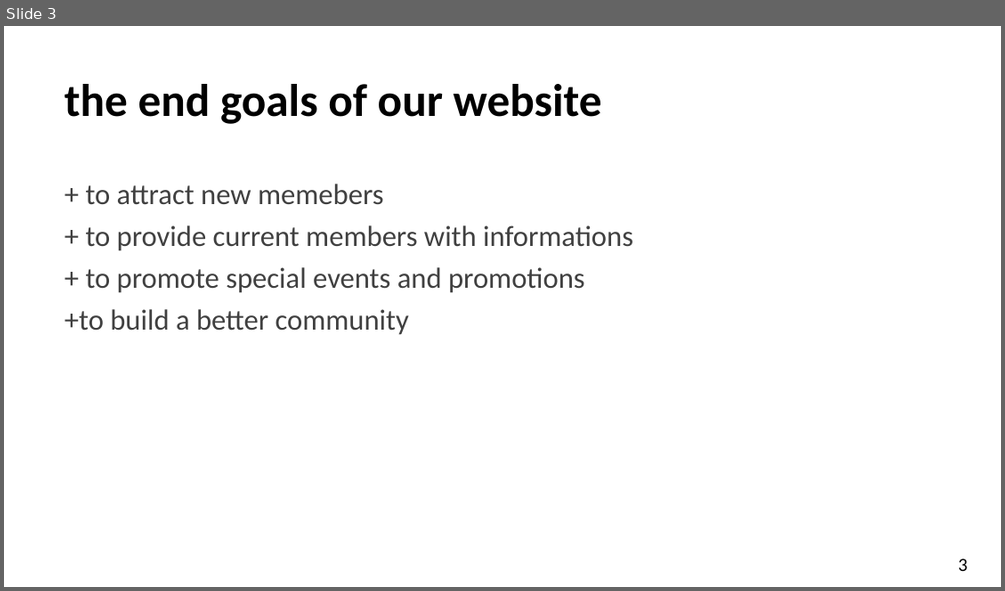
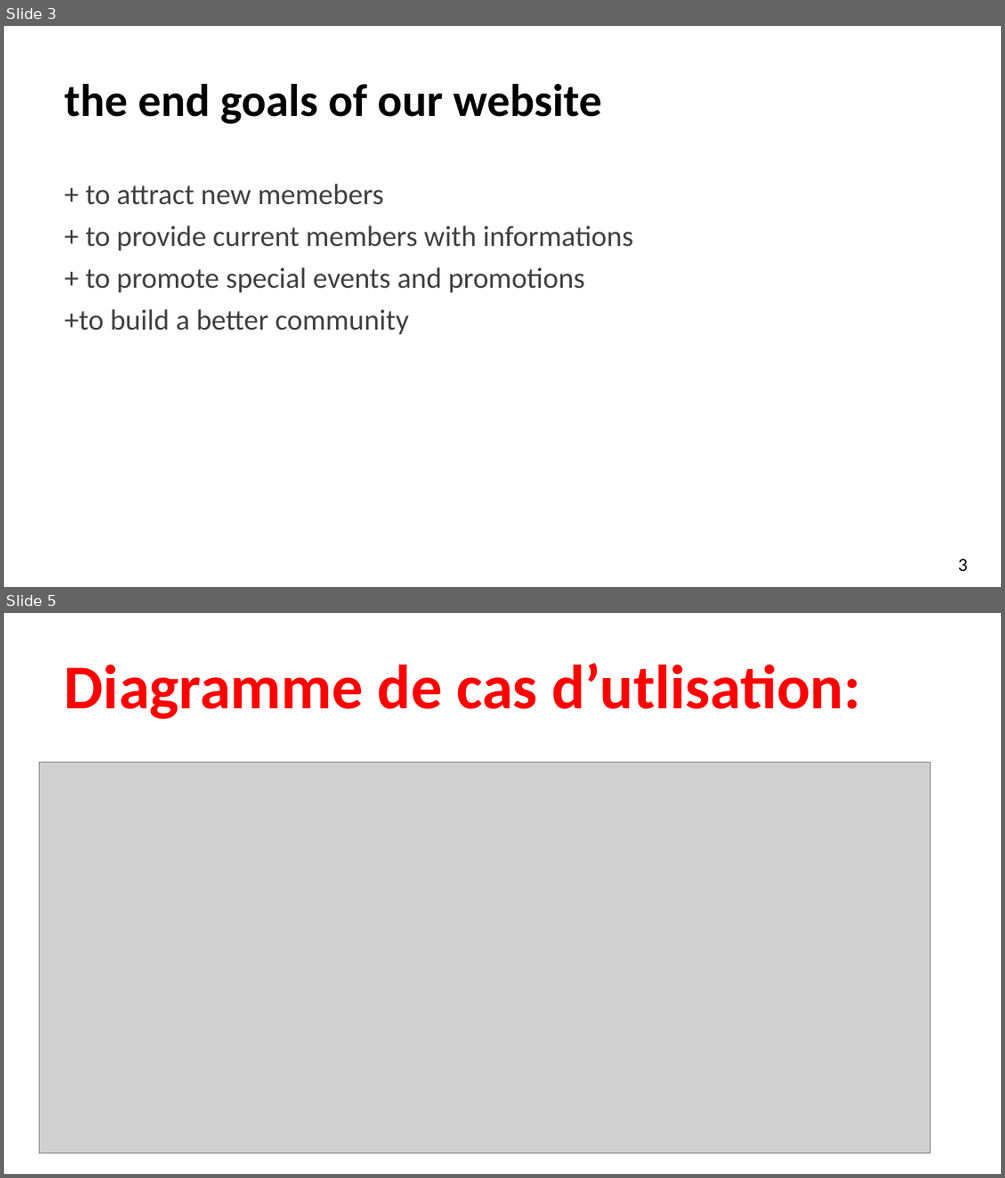
Before and after one commit to MohAziz123/azert, a slide deck: the gym.pptx. Shown one above the other, each under a label of ours: slide 3 before the commit, slides 3 and 5 after it; the slides between them are not shown. The pictures are 1005x591 and 1005x1178 pixels, drawn with LibreOffice and Linux fonts; fonts in the diff are those of the drawing; grey boxes stand for pictures. Boxes give left, top, right and bottom in pixels: in the first picture for what was removed or moved away, otherwise in the second. Text is boxed around its words. In the diff, an @@ line names an element or a change of style, - is before the commit and + after.

```diff
--- a/the gym.pptx
+++ b/the gym.pptx
@@ slide 5 added at [4, 613, 1001, 1174], background #FFFFFF @@
@@ title added at [65, 663, 860, 719], 60 pt, text #FF0000, bold @@
+Diagramme de cas d’utlisation:
@@ picture added at [39, 763, 930, 1153] @@
```
Also in this commit, not shown: 2 other slides added.
